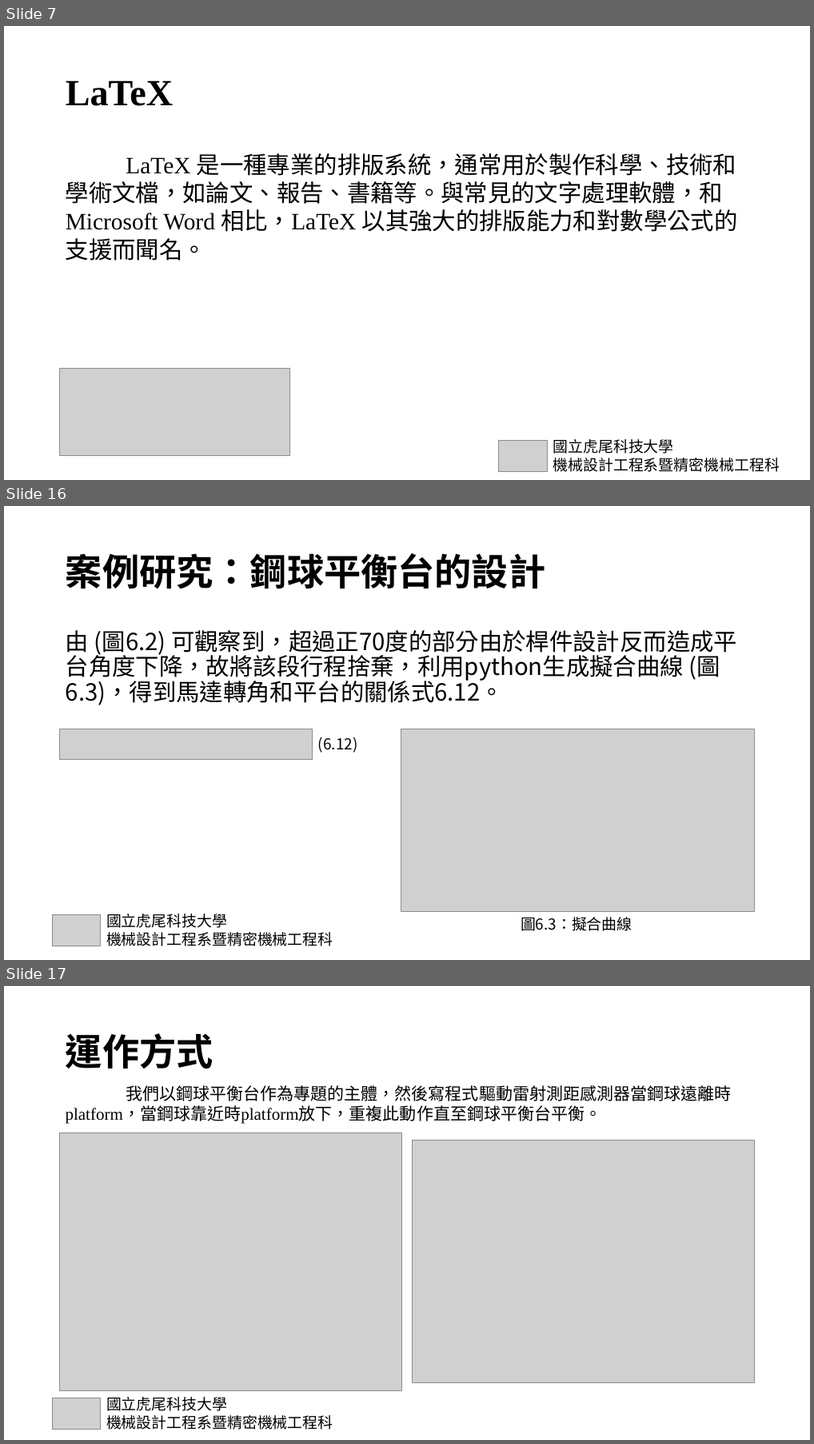
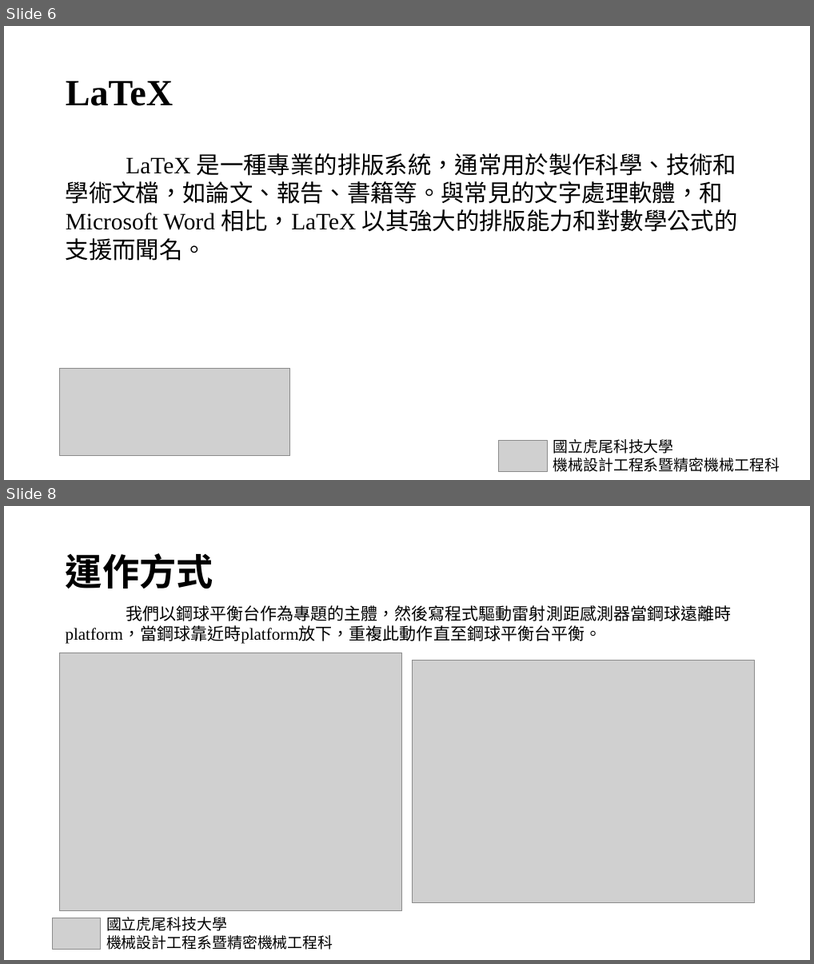
Before and after one commit to snowfall-killer/pj4101, a slide deck: PPT/專題報告PPT.pptx. Shown one above the other, each under a label of ours: slides 7, 16 and 17 before the commit, slides 6 and 8 after it; the slides between them are not shown. The pictures are 814x1444 and 814x964 pixels, drawn with LibreOffice and Linux fonts; fonts in the diff are those of the drawing; grey boxes stand for pictures. Boxes give left, top, right and bottom in pixels: in the first picture for what was removed or moved away, otherwise in the second. Text is boxed around its words. In the diff, an @@ line names an element or a change of style, - is before the commit and + after.

```diff
--- a/PPT/專題報告PPT.pptx
+++ b/PPT/專題報告PPT.pptx
@@ slide 16 removed at [4,506,810,960], background #FFFFFF @@
@@ title removed at [66,553,546,589] @@
-案例研究：鋼球平衡台的設計
@@ text removed at [66,630,738,705] @@
-由 (圖6.2) 可觀察到，超過正70度的部分由於桿件設計反而造成平台角度下降，故將該段行程捨棄，利用python生成擬合曲線 (圖6.3)，得到馬達轉角和平台的關係式6.12。
@@ picture removed at [60,728,313,760] @@
@@ text removed at [318,736,358,752] @@
-(6.12)
@@ picture removed at [402,728,754,912] @@
@@ text removed at [106,913,333,946] @@
-國立虎尾科技大學
-機械設計工程系暨精密機械工程科
@@ picture removed at [52,914,101,946] @@
@@ text removed at [521,916,633,931] @@
-圖6.3：擬合曲線
@@ what was slide 7 is now slide 6 @@
@@ what was slide 17 is now slide 8 @@
```
Also in this commit, not shown: 11 slides changed, 7 other slides removed.
